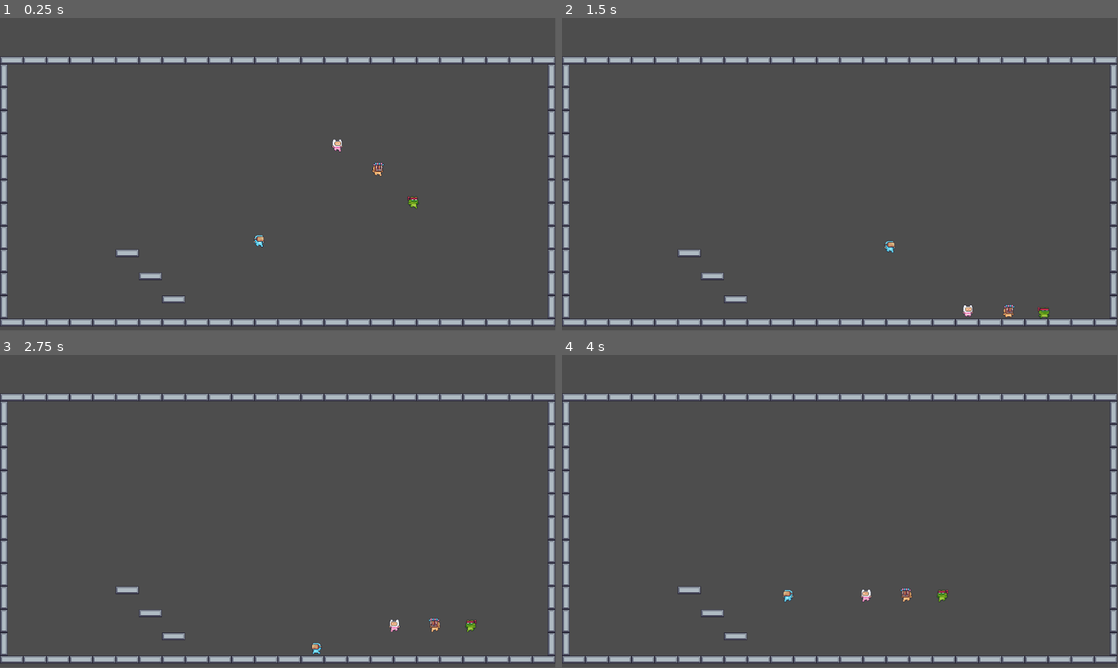
Above: before the commit, frames 1-4 (two rows, left to right).
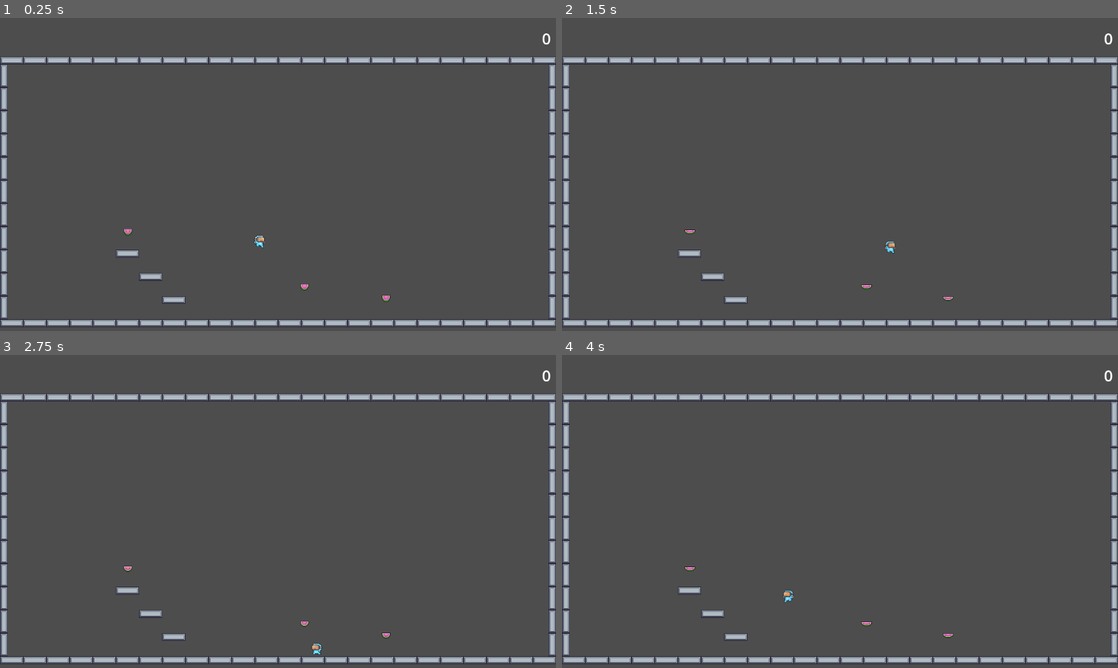
Above: after the commit, the same moments.

Repository: janzeman3/2D_jumping
Game: Godot game, scene res://main_screen.tscn
Two runs of this game, one before a commit and one after it. Both use one fixed random seed, a clock stepped at 60 frames per second and the inputs below.
Inputs:
- Up to frame 1 (0.25 s): no input
- Up to frame 2 (1.5 s): hold Right (right) from 0.53 s (still down); tap Space (jump) at 0.77 s
- Up to frame 3 (2.75 s): tap Space (jump) at 1.52 s; release Right (right) at 2.03 s; hold Left (left) from 2.03 s (still down)
- Up to frame 4 (4 s): keep holding Left (left); tap Space (jump) at 3.02, 3.77 s
In our replay, the window is 799x449 before the commit and 800x450 after it. These sizes can differ from the game's own. Grey fills any space a smaller window leaves; there, only what the larger window draws over its background counts as a difference.

The runs differ from the first frame. In frame 1, 2.2% of the frame differs, in the area x 0-100%, y 4-99%; in frame 2, 2.2%; in frame 3, 2.2%; in frame 4, 2.2%.

Commit message:
Melon + Score counter
Signed-off-by: Jan Zeman <major.su@seznam.cz>

Diff:
--- a/Characters/character.gd
+++ b/Characters/character.gd
@@ -1,6 +1,6 @@
 extends CharacterBody2D
 
-class_name character
+class_name Character
 
 # rychlostp ohybu doleva/doprava
 var speed = 150
--- /dev/null
+++ b/Engine/game.gd
@@ -0,0 +1,14 @@
+extends Node
+
+
+signal scoreAdded
+
+var score = 0
+
+func addScore(value):
+	score += value
+	print("Score:" + str(score))
+	emit_signal("scoreAdded")
+
+func restart():
+	score = 0
--- /dev/null
+++ b/Items/melon.gd
@@ -0,0 +1,8 @@
+extends Area2D
+
+class_name Melon
+
+func _on_body_entered(body: Node2D) -> void:
+	if body is Character:
+		Game.addScore(50)
+		queue_free()
--- /dev/null
+++ b/Items/melon.tscn
@@ -0,0 +1,148 @@
+[gd_scene load_steps=22 format=3 uid="uid://cbxqrq424k80c"]
+
+[ext_resource type="Script" uid="uid://bm3gvjxp4ytnh" path="res://Items/melon.gd" id="1_08dla"]
+[ext_resource type="Texture2D" uid="uid://duch00cx1qf1h" path="res://PixelAdventure1/Fruits/Melon.png" id="1_o1ayq"]
+
+[sub_resource type="AtlasTexture" id="AtlasTexture_08dla"]
+atlas = ExtResource("1_o1ayq")
+region = Rect2(0, 0, 32, 32)
+
+[sub_resource type="AtlasTexture" id="AtlasTexture_f0k8s"]
+atlas = ExtResource("1_o1ayq")
+region = Rect2(32, 0, 32, 32)
+
+[sub_resource type="AtlasTexture" id="AtlasTexture_518ub"]
+atlas = ExtResource("1_o1ayq")
+region = Rect2(64, 0, 32, 32)
+
+[sub_resource type="AtlasTexture" id="AtlasTexture_ueoxi"]
+atlas = ExtResource("1_o1ayq")
+region = Rect2(96, 0, 32, 32)
+
+[sub_resource type="AtlasTexture" id="AtlasTexture_td6dv"]
+atlas = ExtResource("1_o1ayq")
+region = Rect2(128, 0, 32, 32)
+
+[sub_resource type="AtlasTexture" id="AtlasTexture_k5rvr"]
+atlas = ExtResource("1_o1ayq")
+region = Rect2(160, 0, 32, 32)
+
+[sub_resource type="AtlasTexture" id="AtlasTexture_80w8h"]
+atlas = ExtResource("1_o1ayq")
+region = Rect2(192, 0, 32, 32)
+
+[sub_resource type="AtlasTexture" id="AtlasTexture_01uwe"]
+atlas = ExtResource("1_o1ayq")
+region = Rect2(224, 0, 32, 32)
+
+[sub_resource type="AtlasTexture" id="AtlasTexture_pp80f"]
+atlas = ExtResource("1_o1ayq")
+region = Rect2(256, 0, 32, 32)
+
+[sub_resource type="AtlasTexture" id="AtlasTexture_fw1x6"]
+atlas = ExtResource("1_o1ayq")
+region = Rect2(288, 0, 32, 32)
+
+[sub_resource type="AtlasTexture" id="AtlasTexture_s7vk7"]
+atlas = ExtResource("1_o1ayq")
+region = Rect2(320, 0, 32, 32)
+
+[sub_resource type="AtlasTexture" id="AtlasTexture_3rs1v"]
+atlas = ExtResource("1_o1ayq")
+region = Rect2(352, 0, 32, 32)
+
+[sub_resource type="AtlasTexture" id="AtlasTexture_vnovp"]
+atlas = ExtResource("1_o1ayq")
+region = Rect2(384, 0, 32, 32)
+
+[sub_resource type="AtlasTexture" id="AtlasTexture_sf8ki"]
+atlas = ExtResource("1_o1ayq")
+region = Rect2(416, 0, 32, 32)
+
+[sub_resource type="AtlasTexture" id="AtlasTexture_u2xhm"]
+atlas = ExtResource("1_o1ayq")
+region = Rect2(448, 0, 32, 32)
+
+[sub_resource type="AtlasTexture" id="AtlasTexture_h3w37"]
+atlas = ExtResource("1_o1ayq")
+region = Rect2(480, 0, 32, 32)
+
+[sub_resource type="AtlasTexture" id="AtlasTexture_wul04"]
+atlas = ExtResource("1_o1ayq")
+region = Rect2(512, 0, 32, 32)
+
+[sub_resource type="SpriteFrames" id="SpriteFrames_qfdug"]
+animations = [{
+"frames": [{
+"duration": 1.0,
+"texture": SubResource("AtlasTexture_08dla")
+}, {
+"duration": 1.0,
+"texture": SubResource("AtlasTexture_f0k8s")
+}, {
+"duration": 1.0,
+"texture": SubResource("AtlasTexture_518ub")
+}, {
+"duration": 1.0,
+"texture": SubResource("AtlasTexture_ueoxi")
+}, {
+"duration": 1.0,
+"texture": SubResource("AtlasTexture_td6dv")
+}, {
+"duration": 1.0,
+"texture": SubResource("AtlasTexture_k5rvr")
+}, {
+"duration": 1.0,
+"texture": SubResource("AtlasTexture_80w8h")
+}, {
+"duration": 1.0,
+"texture": SubResource("AtlasTexture_01uwe")
+}, {
+"duration": 1.0,
+"texture": SubResource("AtlasTexture_pp80f")
+}, {
+"duration": 1.0,
+"texture": SubResource("AtlasTexture_fw1x6")
+}, {
+"duration": 1.0,
+"texture": SubResource("AtlasTexture_s7vk7")
+}, {
+"duration": 1.0,
+"texture": SubResource("AtlasTexture_3rs1v")
+}, {
+"duration": 1.0,
+"texture": SubResource("AtlasTexture_vnovp")
+}, {
+"duration": 1.0,
+"texture": SubResource("AtlasTexture_sf8ki")
+}, {
+"duration": 1.0,
+"texture": SubResource("AtlasTexture_u2xhm")
+}, {
+"duration": 1.0,
+"texture": SubResource("AtlasTexture_h3w37")
+}, {
+"duration": 1.0,
+"texture": SubResource("AtlasTexture_wul04")
+}],
+"loop": true,
+"name": &"idle",
+"speed": 20.0
+}]
+
+[sub_resource type="ConvexPolygonShape2D" id="ConvexPolygonShape2D_dx7yx"]
+points = PackedVector2Array(6, 2, 0, 5, -7, 2, -8, -6, 8, -6)
+
+[node name="Melon" type="Area2D"]
+script = ExtResource("1_08dla")
+
+[node name="AnimatedSprite2D" type="AnimatedSprite2D" parent="."]
+sprite_frames = SubResource("SpriteFrames_qfdug")
+animation = &"idle"
+autoplay = "idle"
+frame_progress = 0.989379
+
+[node name="CollisionShape2D" type="CollisionShape2D" parent="."]
+shape = SubResource("ConvexPolygonShape2D_dx7yx")
+
+[connection signal="body_entered" from="." to="." method="_on_body_entered"]
--- /dev/null
+++ b/main_screen.gd
@@ -0,0 +1,7 @@
+extends Node2D
+
+func _ready() -> void:
+	Game.scoreAdded.connect(on_addScore)
+
+func on_addScore():
+	$ScoreCounter.text = "%d" % Game.score
--- a/main_screen.tscn
+++ b/main_screen.tscn
@@ -1,9 +1,8 @@
-[gd_scene load_steps=8 format=3 uid="uid://nwo4rfyrij3u"]
-
+[gd_scene load_steps=7 format=3 uid="uid://nwo4rfyrij3u"]
+
+[ext_resource type="Script" uid="uid://dcylw31kqn7gk" path="res://main_screen.gd" id="1_kwhh3"]
 [ext_resource type="Texture2D" uid="uid://coqkbni8qdmwx" path="res://PixelAdventure1/Terrain/Terrain (16x16).png" id="1_tjn2e"]
-[ext_resource type="PackedScene" uid="uid://cov41bk637cuc" path="res://Characters/ninja_frog.tscn" id="2_w0p2i"]
-[ext_resource type="PackedScene" uid="uid://yr8dpdqjabi3" path="res://Characters/mask_dude.tscn" id="3_7a4el"]
-[ext_resource type="PackedScene" uid="uid://bkad1k8x171ri" path="res://Characters/pink_man.tscn" id="4_kwhh3"]
+[ext_resource type="PackedScene" uid="uid://cbxqrq424k80c" path="res://Items/melon.tscn" id="3_7a4el"]
 [ext_resource type="PackedScene" uid="uid://u0png8js0xcq" path="res://Characters/virtual_guy.tscn" id="5_4sclt"]
 
 [sub_resource type="TileSetAtlasSource" id="TileSetAtlasSource_w0p2i"]
@@ -254,20 +253,30 @@
 sources/0 = SubResource("TileSetAtlasSource_w0p2i")
 
 [node name="MainScreen" type="Node2D"]
+script = ExtResource("1_kwhh3")
 
 [node name="Map" type="TileMap" parent="."]
 tile_set = SubResource("TileSet_7a4el")
 format = 2
 layer_0/tile_data = PackedInt32Array(2555904, 786432, 4, 2555905, 851968, 4, 2555906, 917504, 4, 2555907, 786432, 4, 25 …(4205 unchanged characters)…
 
-[node name="MaskDude" parent="." instance=ExtResource("3_7a4el")]
-position = Vector2(783, 293)
-
-[node name="NinjaFrog" parent="." instance=ExtResource("2_w0p2i")]
-position = Vector2(857, 360)
-
-[node name="PinkMan" parent="." instance=ExtResource("4_kwhh3")]
-position = Vector2(699, 242)
+[node name="ScoreCounter" type="Label" parent="."]
+offset_left = 950.0
+offset_top = 20.0
+offset_right = 1141.0
+offset_bottom = 65.0
+theme_override_font_sizes/font_size = 32
+text = "0"
+horizontal_alignment = 2
 
 [node name="VirtualGuy" parent="." instance=ExtResource("5_4sclt")]
 position = Vector2(537, 440)
+
+[node name="Melon" parent="." instance=ExtResource("3_7a4el")]
+position = Vector2(265, 443)
+
+[node name="Melon2" parent="." instance=ExtResource("3_7a4el")]
+position = Vector2(631, 557)
+
+[node name="Melon3" parent="." instance=ExtResource("3_7a4el")]
+position = Vector2(800, 581)
--- a/project.godot
+++ b/project.godot
@@ -14,6 +14,14 @@
 run/main_scene="uid://nwo4rfyrij3u"
 config/features=PackedStringArray("4.4", "Forward Plus")
 config/icon="res://icon.svg"
+
+[autoload]
+
+Game="*res://Engine/game.gd"
+
+[display]
+
+window/stretch/mode="viewport"
 
 [input]
 
Not shown, added: Engine/game.gd.uid
Not shown, added: Items/melon.gd.uid
Not shown, added: main_screen.gd.uid
